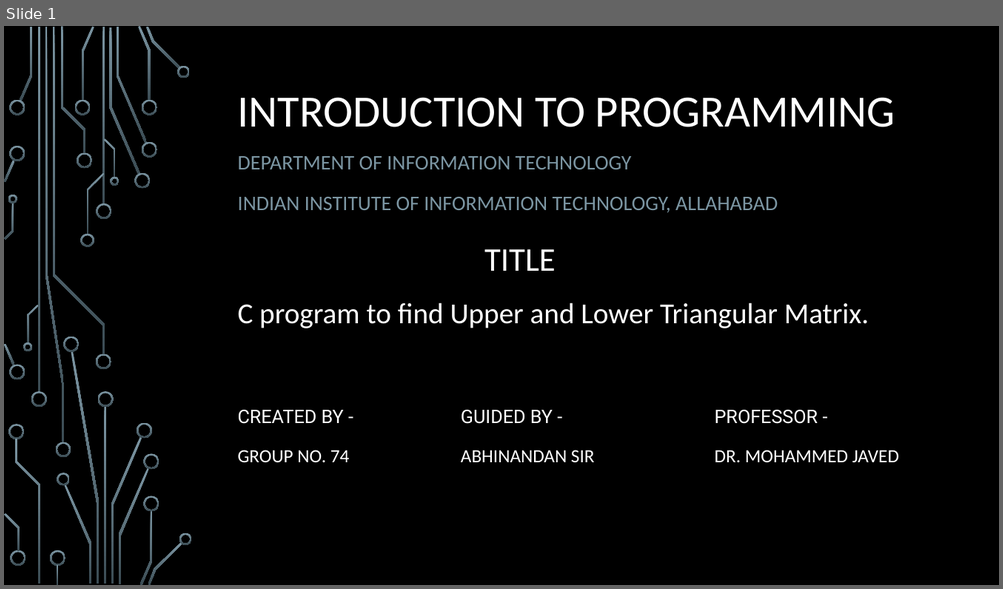
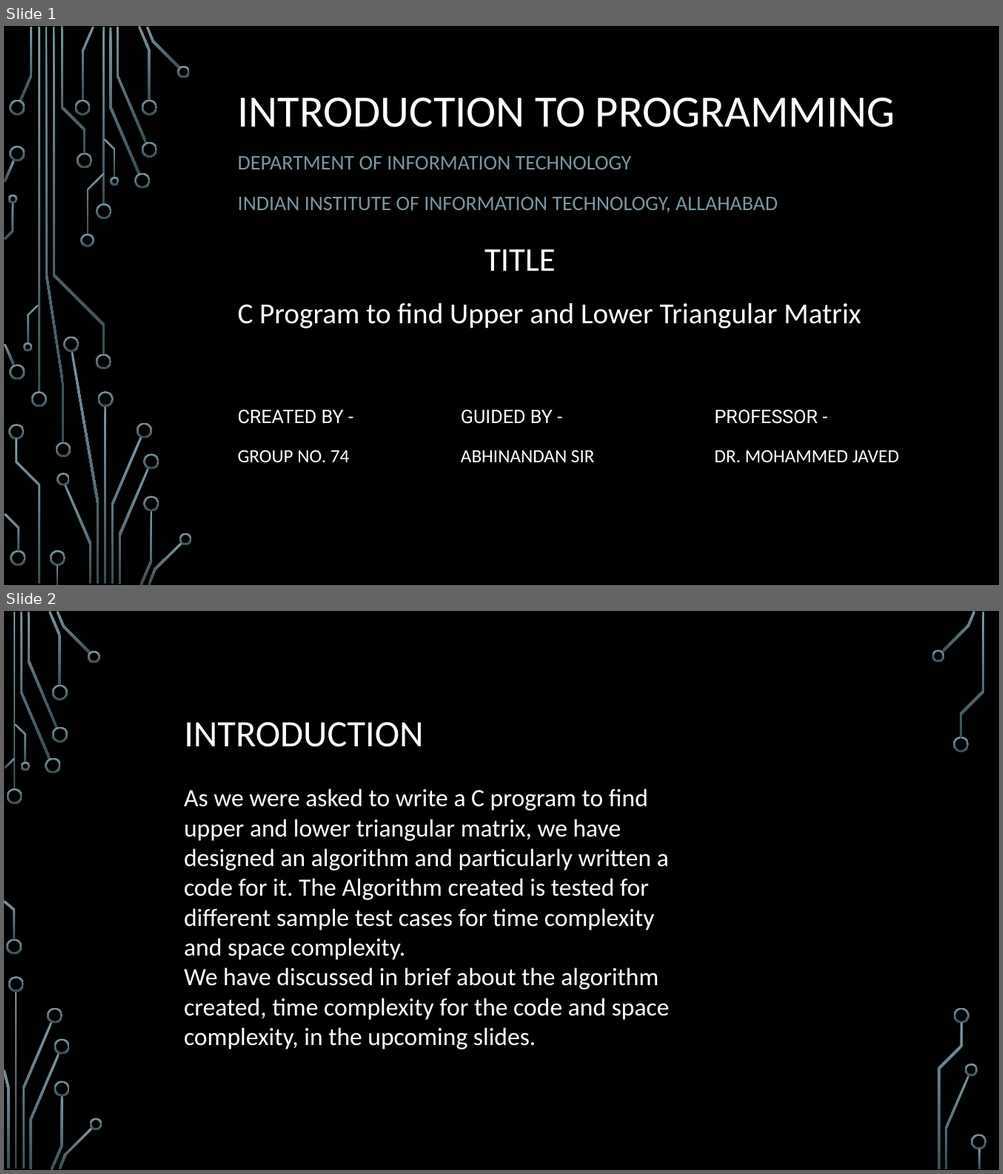
Before and after one commit to jaimoryani/task, a slide deck: Introduction to programming.pptx. Shown one above the other, each under a label of ours: slide 1 before the commit, slides 1 and 2 after it. The pictures are 1003x589 and 1003x1174 pixels, drawn with LibreOffice and Linux fonts; fonts in the diff are those of the drawing; background and template pictures are left out. Boxes give left, top, right and bottom in pixels: in the first picture for what was removed or moved away, otherwise in the second. Text is boxed around its words. In the diff, an @@ line names an element or a change of style, - is before the commit and + after.

```diff
--- a/Introduction to programming.pptx
+++ b/Introduction to programming.pptx
@@ slide 2 added at (4,611,999,1170), background picture (left out) @@
@@ title added at (184,722,423,747), 36 pt, text #FFFFFF @@
+INTRODUCTION
@@ text added at (184,789,669,1050), 24 pt, text #FFFFFF @@
+As we were asked to write a C program to find upper and lower triangular matrix, we have designed an algorithm and particularly written a code for it. The Algorithm created is tested for different sample test cases for time complexity and space complexity.
+We have discussed in brief about the algorithm created, time complexity for the code and space complexity, in the upcoming slides.
@@ group added at (4,611,987,1170): 33 freeform shapes, 3 rectangles @@
@@ slide 1 changed as well @@
@@ text at (238,303,861,329): text changed @@
-C program to find Upper and Lower Triangular Matrix.
+C Program to find Upper and Lower Triangular Matrix
```
Also in this commit, not shown: 1 other slide changed, 6 other slides added, 1 slide removed.
